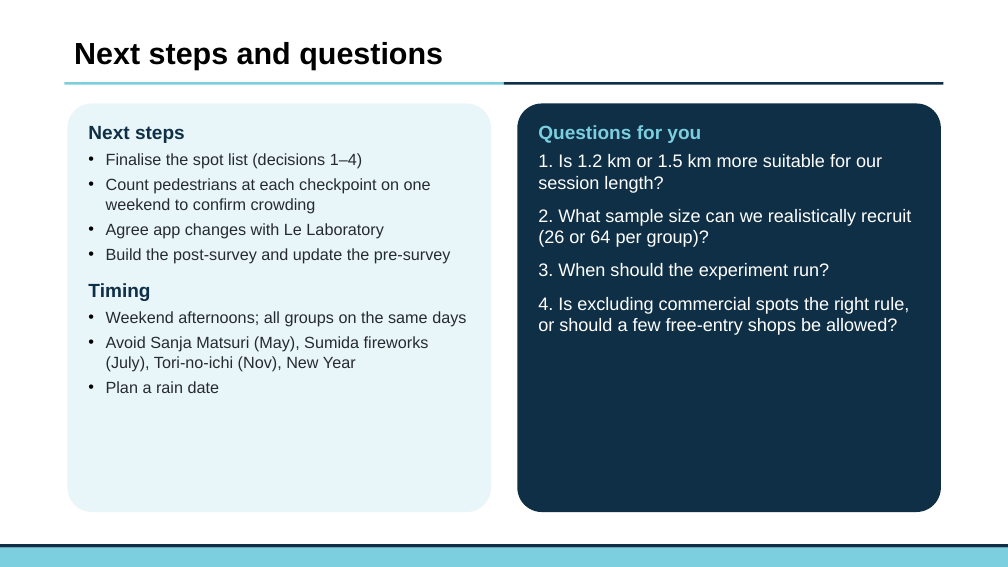
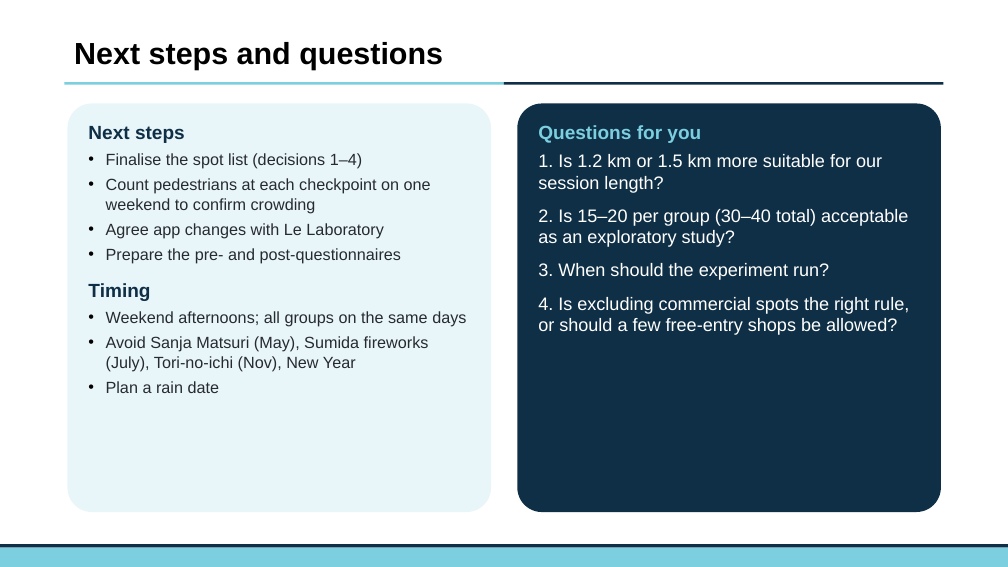
Before and after one commit to JakeChoi03/GitHub, a slide deck: slide 12 of reports/Asakusa_progress_report.pptx. Drawn at 1008x567 pixels with LibreOffice and Linux fonts; fonts in the diff are those of the drawing; background and template pictures are left out. Boxes give left, top, right and bottom in pixels: in the first picture for what was removed or moved away, otherwise in the second. Text is boxed around its words. In the diff, an @@ line names an element or a change of style, - is before the commit and + after.

```diff
--- a/reports/Asakusa_progress_report.pptx
+++ b/reports/Asakusa_progress_report.pptx
@@ text at box(538, 209, 908, 247): text changed @@
-2. What sample size can we realistically recruit (26 or 64 per group)?
+2. Is 15–20 per group (30–40 total) acceptable as an exploratory study?
@@ text at box(106, 248, 401, 264): text changed @@
-• Build the post-survey and update the pre-survey
+• Prepare the pre- and post-questionnaires
```
Also in this commit, not shown: 4 other slides changed.
